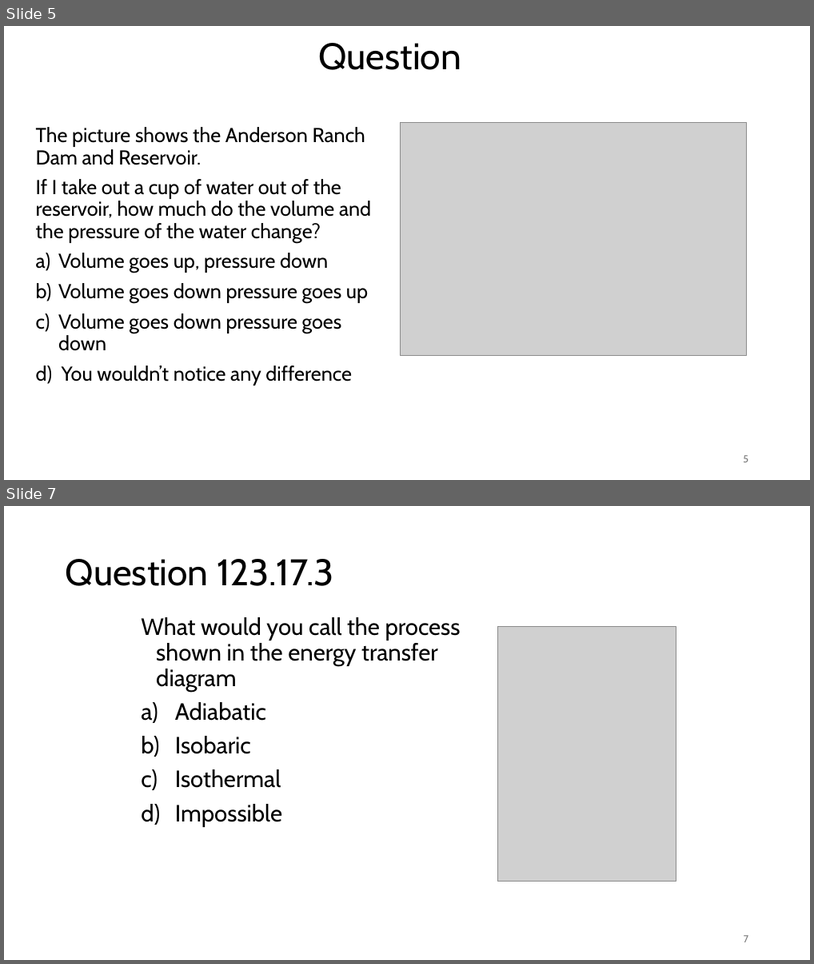
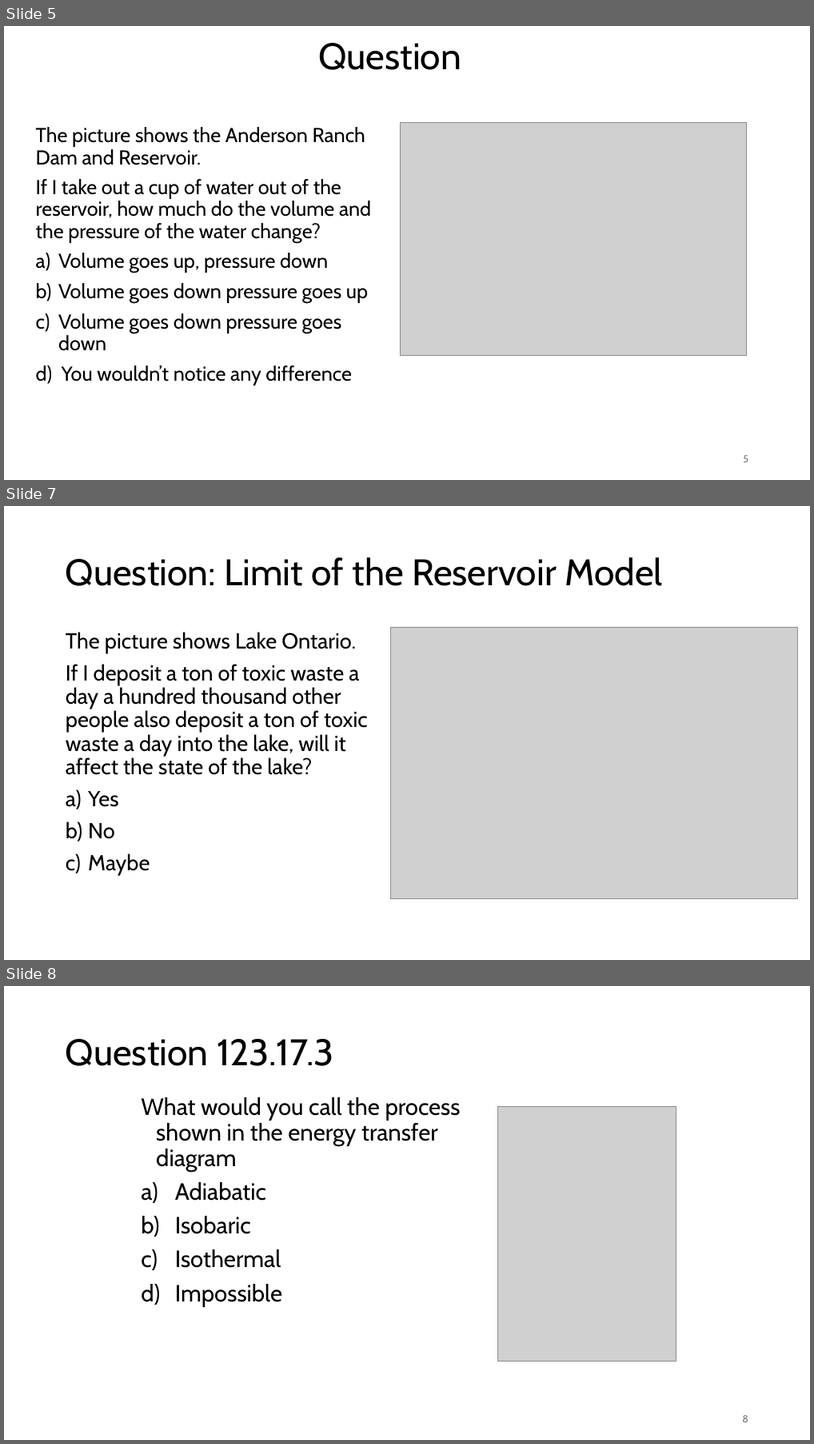
Before and after one commit to rtlines/Introductory-Physics-II, a slide deck: Lecture_Slides/PH 123 Lecture 37.pptx. Shown one above the other, each under a label of ours: slides 5 and 7 before the commit, slides 5, 7 and 8 after it; the slides between them are not shown. The pictures are 814x964 and 814x1444 pixels, drawn with LibreOffice and Linux fonts; fonts in the diff are those of the drawing; grey boxes stand for pictures. Boxes give left, top, right and bottom in pixels: in the first picture for what was removed or moved away, otherwise in the second. Text is boxed around its words. In the diff, an @@ line names an element or a change of style, - is before the commit and + after.

```diff
--- a/Lecture_Slides/PH 123 Lecture 37.pptx
+++ b/Lecture_Slides/PH 123 Lecture 37.pptx
@@ slide 7 added at (4, 506, 810, 960), background #FFFFFF @@
@@ title added at (66, 557, 663, 586), 44 pt, text #000000 @@
+Question: Limit of the Reservoir Model
@@ text added at (66, 632, 368, 875), 25.9 pt, text #000000 @@
+The picture shows Lake Ontario.
+If I deposit a ton of toxic waste a day a hundred thousand other people also deposit a ton of toxic waste a day into the lake, will it affect the state of the lake?
+a) Yes
+b) No
+c) Maybe
@@ picture added at (390, 627, 798, 899) @@
@@ what was slide 7 is now slide 8 @@
@@ page number at (742, 1415, 749, 1422): text changed @@
-7
+8
```
Also in this commit, not shown: 15 slides changed, 11 other slides added, 5 other files.
